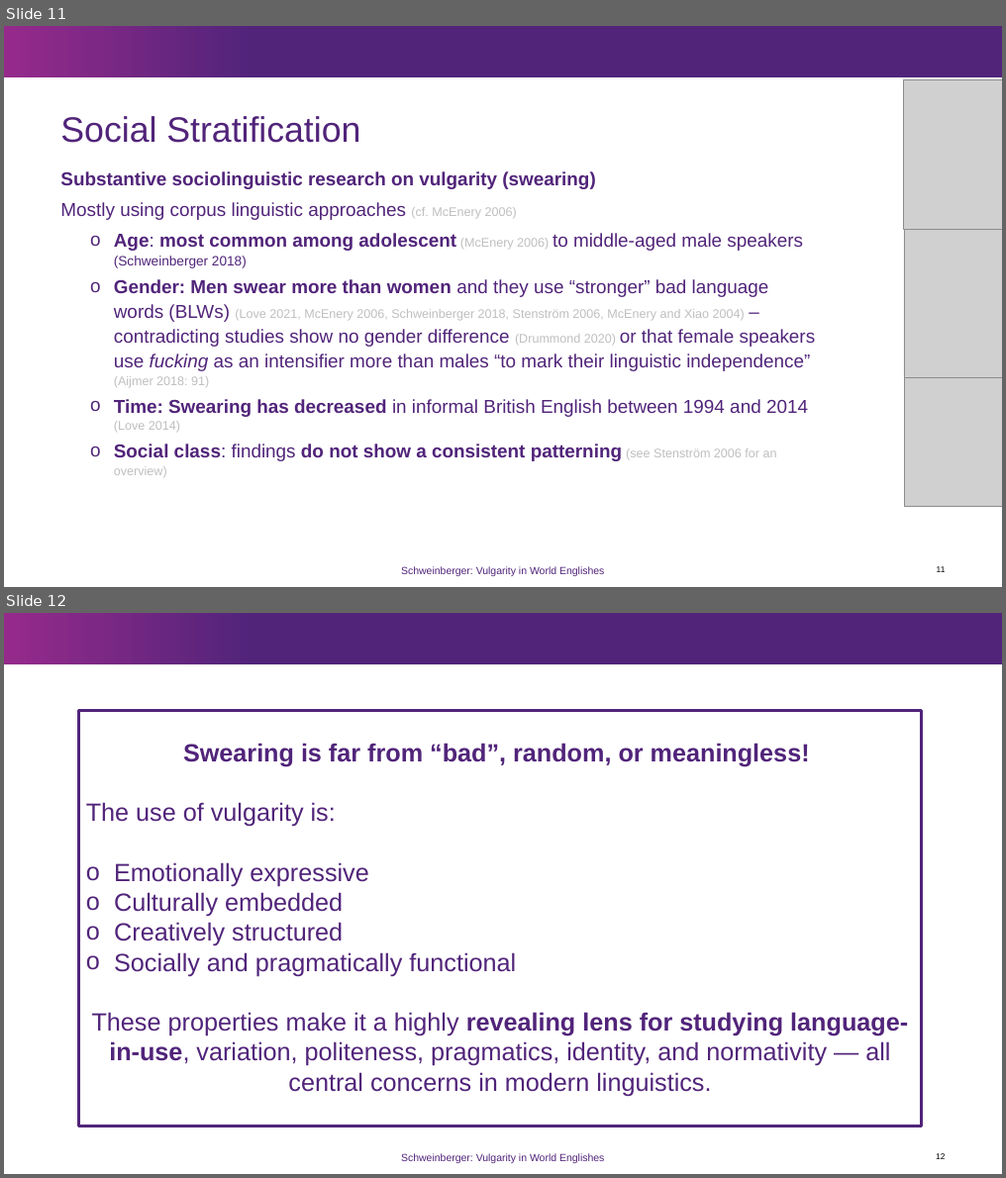
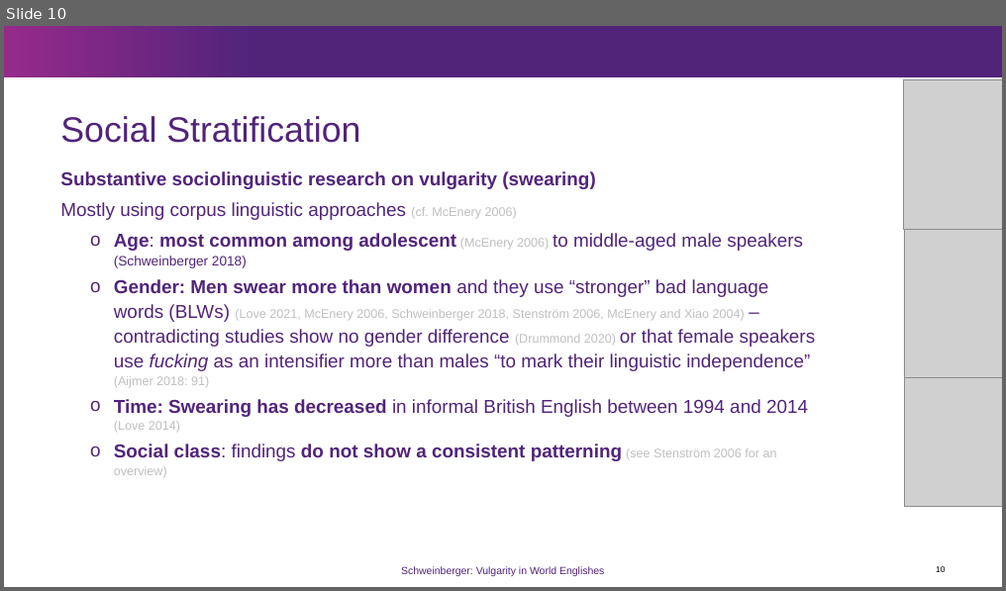
Before and after one commit to MartinSchweinberger/slides, a slide deck: LMU_Schweinberger_VulgarityInWorldEnglishes.pptx. Shown one above the other, each under a label of ours: slides 11 and 12 before the commit, slide 10 after it. The pictures are 1006x1178 and 1006x591 pixels, drawn with LibreOffice and Linux fonts; fonts in the diff are those of the drawing; grey boxes stand for pictures; background and template pictures are left out. Boxes give left, top, right and bottom in pixels: in the first picture for what was removed or moved away, otherwise in the second. Text is boxed around its words. In the diff, an @@ line names an element or a change of style, - is before the commit and + after.

```diff
--- a/LMU_Schweinberger_VulgarityInWorldEnglishes.pptx
+++ b/LMU_Schweinberger_VulgarityInWorldEnglishes.pptx
@@ slide 12 removed at (4,613,1002,1174), background #FFFFFF; not listed: 1 template element that a slide beside it also shows @@
@@ rectangle removed at (79,711,922,1127) @@
-Swearing is far from “bad”, random, or meaningless!
-The use of vulgarity is:
-o Emotionally expressive
-o Culturally embedded
-o Creatively structured
-o Socially and pragmatically functional
-These properties make it a highly revealing lens for studying language-in-use, variation, politeness, pragmatics, identity, and normativity — all central concerns in modern linguistics.
@@ text removed at (401,1154,604,1163) @@
-Schweinberger: Vulgarity in World Englishes
@@ page number removed at (936,1154,944,1159) @@
-12
@@ what was slide 11 is now slide 10 @@
@@ page number at (936,567,944,572): text changed @@
-11
+10
```
Also in this commit, not shown: 6 slides changed, 9 other slides removed.
